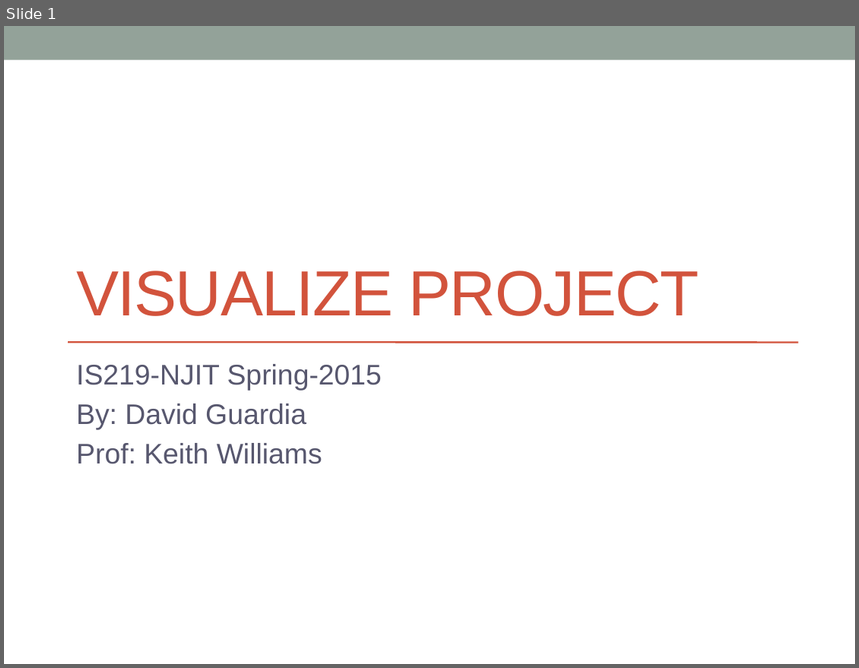
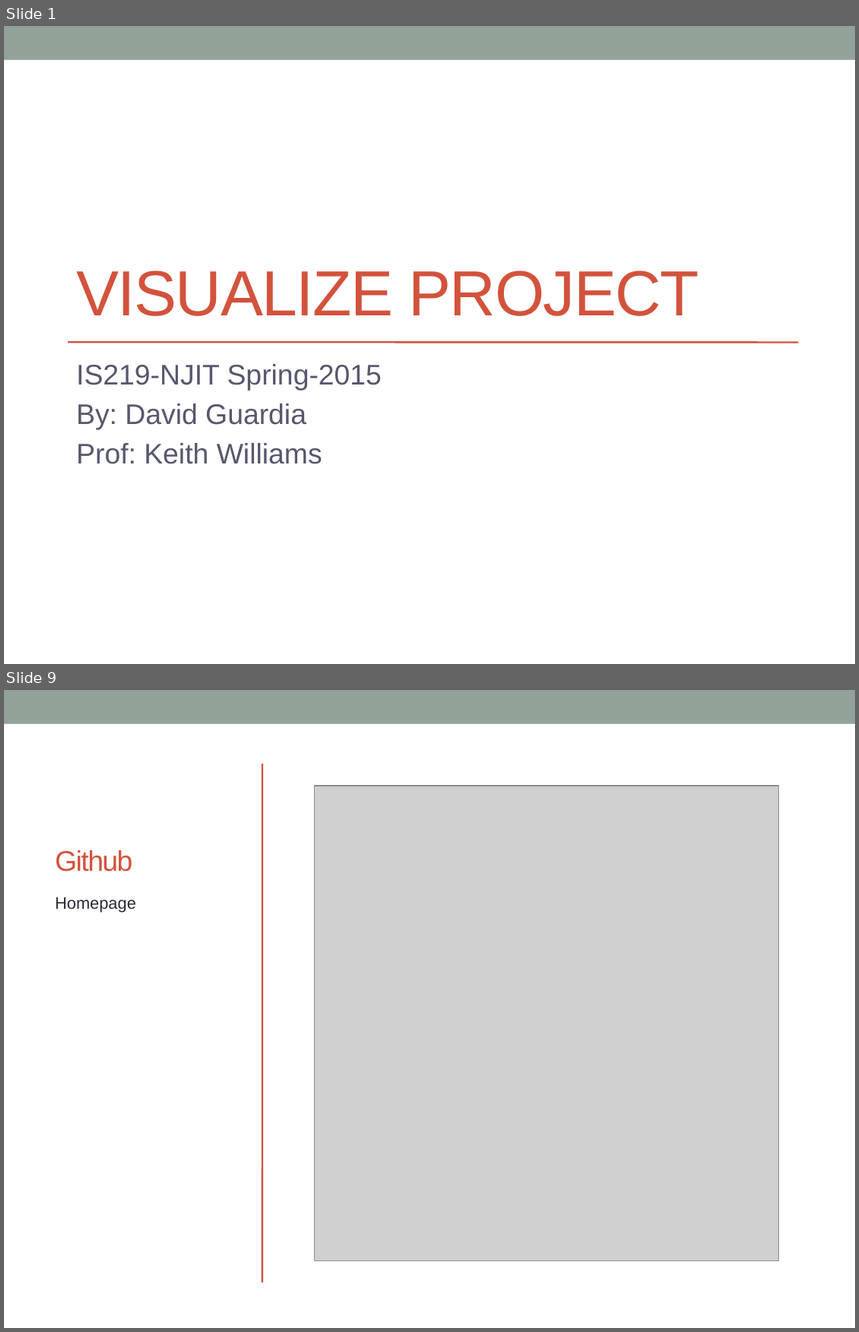
Before and after one commit to dguardia/visualization219, a slide deck: public/is219presentation.pptx. Shown one above the other, each under a label of ours: slide 1 before the commit, slides 1 and 9 after it; the slides between them are not shown. The pictures are 859x668 and 859x1332 pixels, drawn with LibreOffice and Linux fonts; fonts in the diff are those of the drawing; grey boxes stand for pictures. Boxes give left, top, right and bottom in pixels: in the first picture for what was removed or moved away, otherwise in the second. Text is boxed around its words. In the diff, an @@ line names an element or a change of style, - is before the commit and + after.

```diff
--- a/public/is219presentation.pptx
+++ b/public/is219presentation.pptx
@@ slide 9 added at bbox=[4, 690, 855, 1328], background #FFFFFF; not listed: 1 template element that a slide beside it also shows @@
@@ line added from (262, 764) to (262, 1284), #D2533C 1.5 pt @@
@@ picture added at bbox=[315, 785, 778, 1260] @@
@@ title added at bbox=[55, 850, 132, 872], 24 pt, text #D2533C @@
+Github
@@ text added at bbox=[55, 897, 136, 913], 14 pt, text #292934 @@
+Homepage
```
Also in this commit, not shown: 12 other slides added, 4 slides removed, 1 other file.
